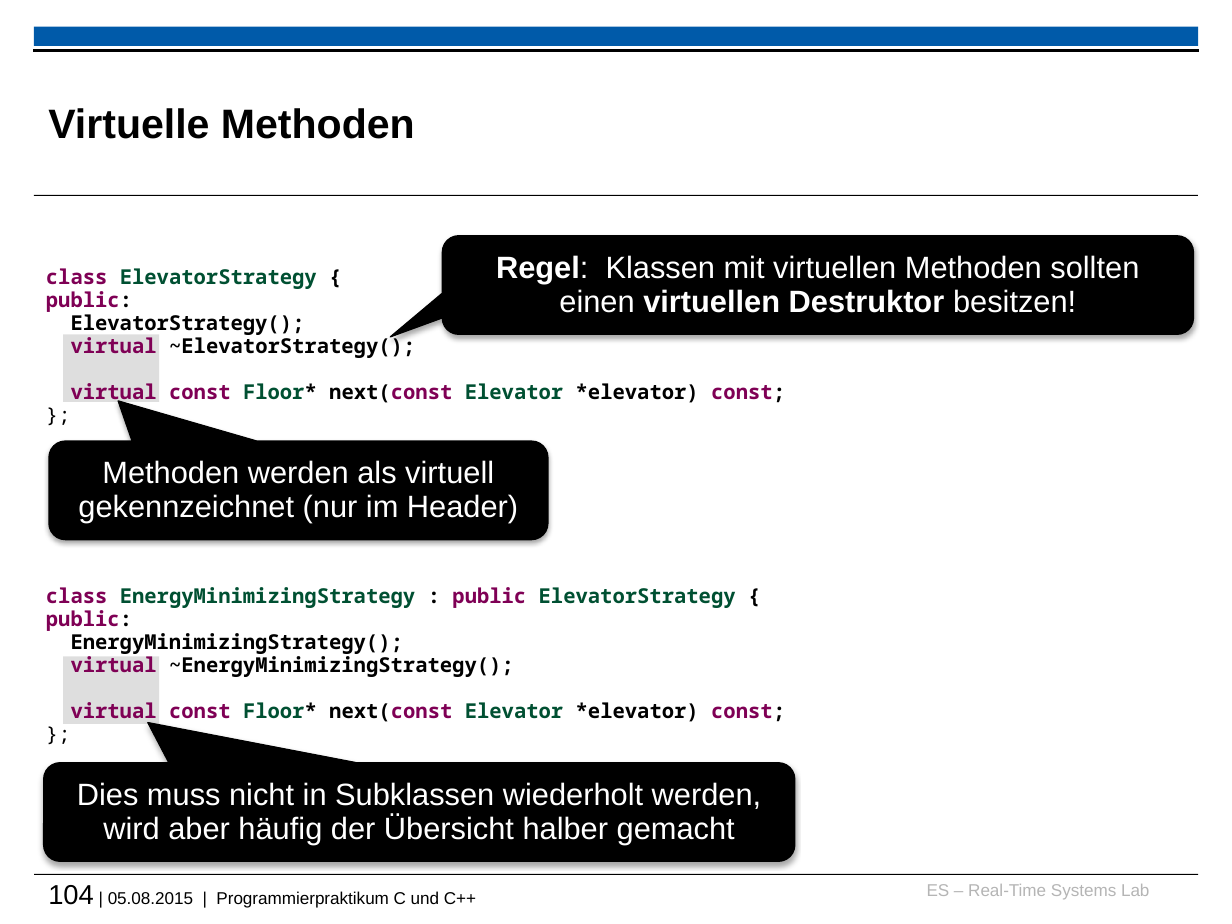
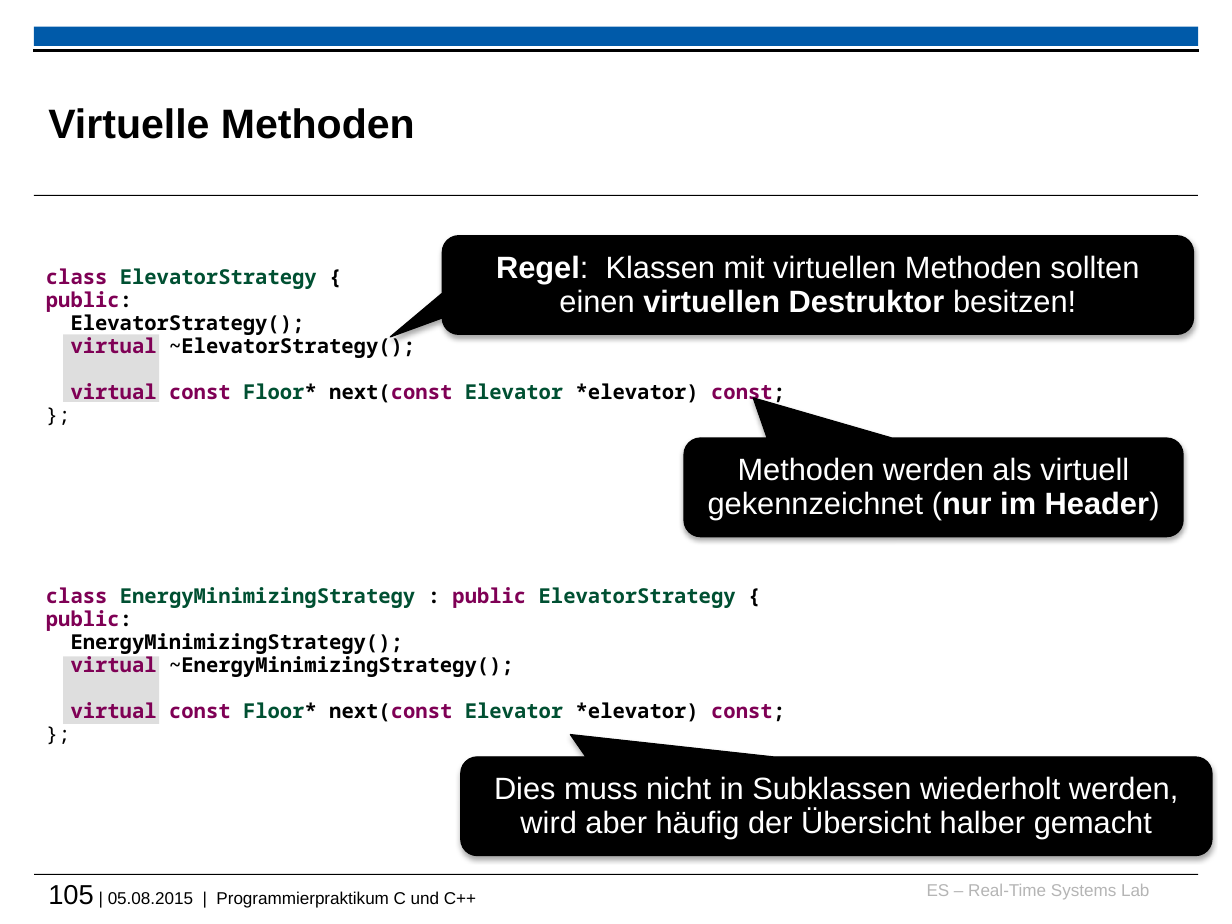
Before and after one commit to h82k/tud-cppp, a slide deck: slide 105 of vorlesung/cppp_lecture.pptx (slide 104 before the commit). Drawn at 1232x924 pixels with LibreOffice and Linux fonts; fonts in the diff are those of the drawing; background and template pictures are left out. Boxes give left, top, right and bottom in pixels: in the first picture for what was removed or moved away, otherwise in the second. Text is boxed around its words. In the diff, an @@ line names an element or a change of style, - is before the commit and + after.

```diff
--- a/vorlesung/cppp_lecture.pptx
+++ b/vorlesung/cppp_lecture.pptx
@@ rounded speech box "Methoden werden als virtuell gekennzeichnet ...": place and size @@
-rounded speech box "Methoden werden als virtuell gekennzeichnet ..." at bbox=[49, 441, 548, 540]
+rounded speech box "Methoden werden als virtuell gekennzeichnet ..." at bbox=[684, 439, 1183, 537]
@@ rounded speech box "Methoden werden als virtuell gekennzeichnet ..." at bbox=[684, 439, 1183, 537]: bold on in "(nur im Header)" @@
@@ rounded speech box "Dies muss nicht in Subklassen ...": place and size @@
-rounded speech box "Dies muss nicht in Subklassen ..." at bbox=[43, 763, 795, 861]
+rounded speech box "Dies muss nicht in Subklassen ..." at bbox=[461, 756, 1212, 855]
@@ rounded speech box "Dies muss nicht in Subklassen ..." at bbox=[461, 756, 1212, 855]: proportions changed @@
@@ text at bbox=[48, 885, 476, 908]: text changed @@
-104 | 05.08.2015 | Programmierpraktikum C und C++
+105 | 05.08.2015 | Programmierpraktikum C und C++
```
Also in this commit, not shown: 54 other slides changed, 2 slides added, 1 slide removed.
